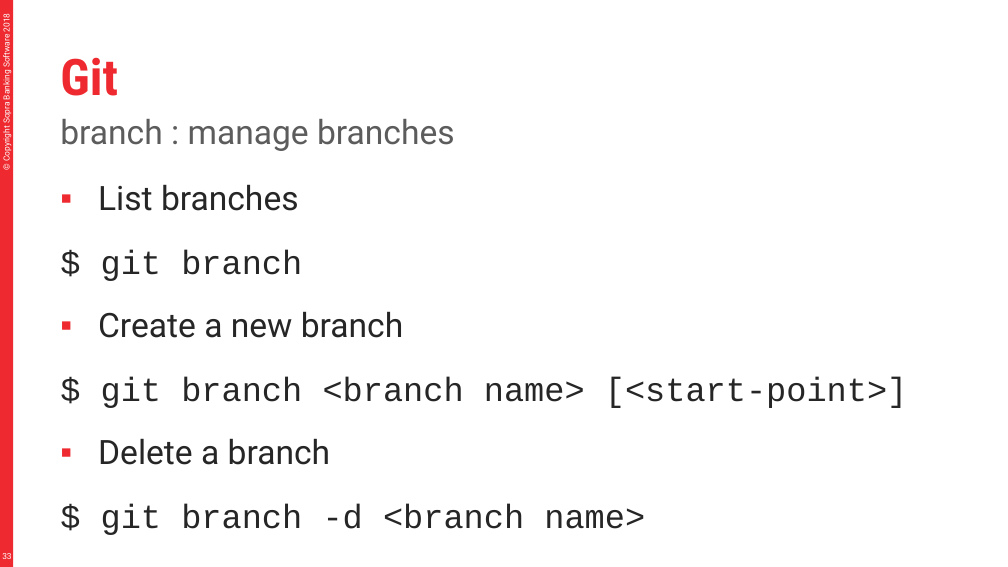
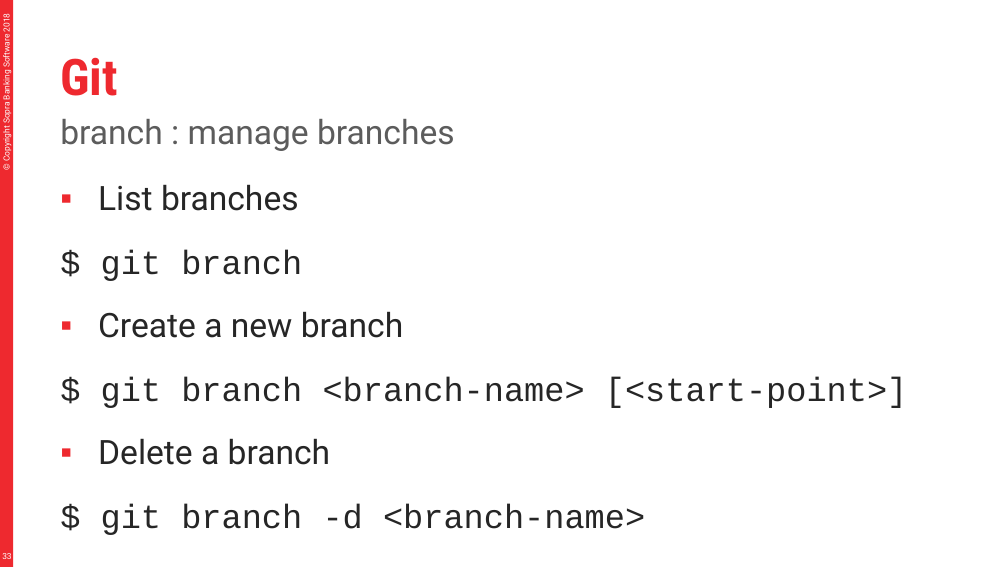
Before and after one commit to divesh979/murari, a slide deck: slide 33 of material/Git.pptx. Drawn at 1008x567 pixels with LibreOffice and Linux fonts; fonts in the diff are those of the drawing. Boxes give left, top, right and bottom in pixels: in the first picture for what was removed or moved away, otherwise in the second. Text is boxed around its words. In the diff, an @@ line names an element or a change of style, - is before the commit and + after.

```diff
--- a/material/Git.pptx
+++ b/material/Git.pptx
@@ text at [101,376,908,408]: text changed @@
-$ git branch <branch name> [<start-point>]
+$ git branch <branch-name> [<start-point>]
@@ text at [101,503,645,535]: text changed @@
-$ git branch -d <branch name>
+$ git branch -d <branch-name>
```
Also in this commit, not shown: 22 other slides changed, 1 slide added, 3 slides removed, 2 other files.
